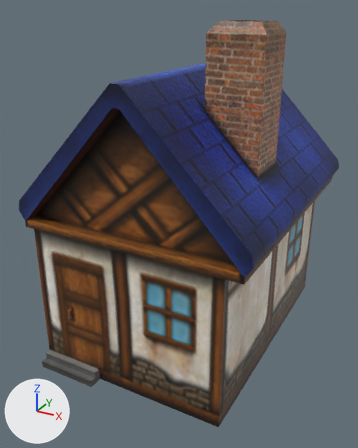
The FBX model src/game/DRAGON_KINGDOM/fbx/house_blue.fbx, before and after one commit.
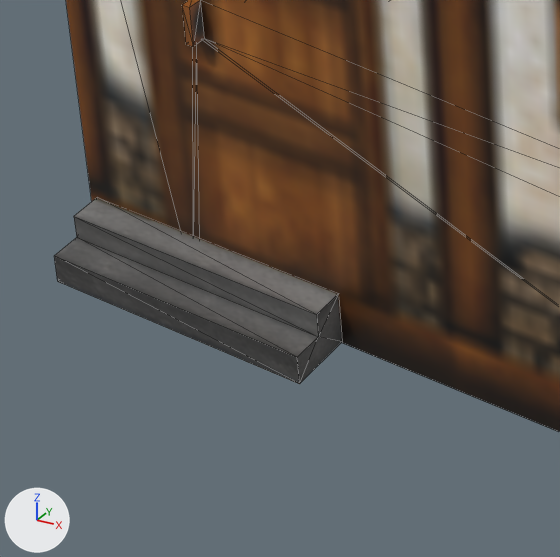
Each version appears first whole from a 50 mm camera at (3.42, -6.85, 5.26) aimed at (-0.11, -0.42, 2.04), and next in a close-up on the part from 9% to 40% of the width and 69% to 94% of the height. Arrows for +X, +Y and +Z are at lower left; the lights stay in place. The close-ups show mesh edges as thin lines. Where no turn or scale is listed for an object, it has been applied to the vertices.

Before the edit, the objects in view are built like this:
```python
me_mesh = bpy.data.meshes.new('Mesh')
me_mesh.from_pydata(...)  # 92 vertices, 168 faces; spans x -1.79..1.79, y -2.23..2.23, z -2.54..2.54
me_mesh.materials.append(mat_lambert7)  # picture img_houseuv_blue_png
ob_polysurface20 = bpy.data.objects.new('polySurface20', me_mesh)
ob_polysurface20.location = (0.002, -0.105, 2.544)
```
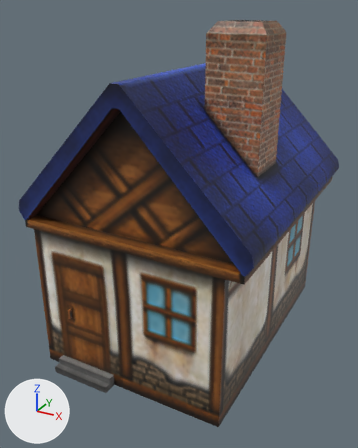
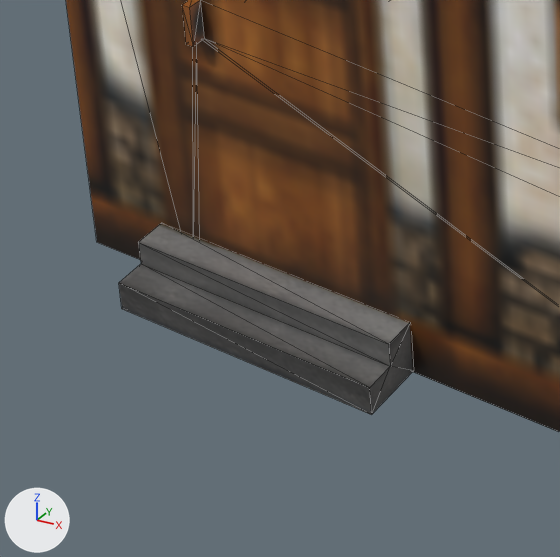
The change, as a list of edits to the scene's bpy script:
```text
Change me_mesh:
    where me_mesh.from_pydata(...)  # 92 vertices, 168 faces; spans x -1.79..1.79, y -2.23..2.23, z -2.54..2.54
    used by ob_polysurface20; location = (0.002, -0.105, 2.544)
    me_mesh part 1: the loose piece of 12 vertices spanning x -1.54..-0.57, y -2.23..-2.01, z -2.54..-2.36 is moved by (0.27, 0.0, 0.0)
```

Boxes [x1, y1, x2, y2] around the edits, measured in the close-ups (560 x 557 px; the box of a moved part takes in the faces that stretch with it):
'polySurface20', reshaped: before [54, 0, 560, 432]; after [66, 0, 560, 432]
part 1 of me_mesh, moved or reshaped: before [54, 198, 342, 384]; after [119, 224, 413, 414]
